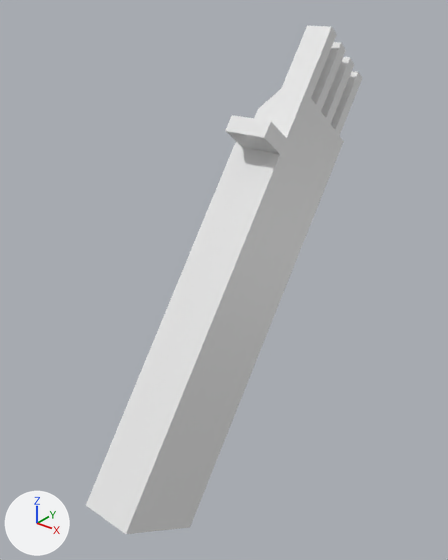
Renders of the Blender file assets/models/playerhand.blend from each side of a commit.
Before and after are seen from a 50 mm lens placed at (0.835, -0.948, 0.756), pointed at (0.022, 0.068, 0.126). Lighting does not change. The marker at lower left points along +X, +Y and +Z.
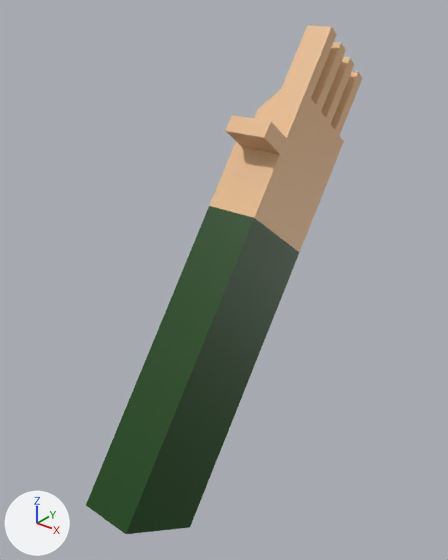
What the commit changed:
Material 'Material' (mat_material) changes colour from white #e7e7e7 to dark green #0c4300; in linear values from (0.8, 0.8, 0.8) to (0.00372, 0.0555, 0.0).
Material 'Material.001' (mat_material_001) is new.
Its base color is (0.8, 0.495, 0.259) (beige #e7bb8b).
me_cube has 150 vertices, 148 faces and spans x -0.23..1.0, y -1.0..1.64, z -1.0..1.72.
me_cube is used by ob_cube; location (0.0, 0.0, 0.0); rotation (-0.645, 0.0, 0.0), in degrees (-37, 0, 0); scale (0.102, -0.121, 0.429).
me_cube part 1: 111 of the faces centred in x -0.23..1.0, y -1.0..1.64, z 0.83..1.72 switch from mat_material (white #e7e7e7) to mat_material_001 (beige #e7bb8b).

Location of each change, (x1, y1, x2, y2) in pixels of the pictures (448 x 560 px):
'Cube', recoloured: (86, 25, 362, 534) in both
part 1 of me_cube, recoloured (white to beige): (209, 25, 362, 252) in both
